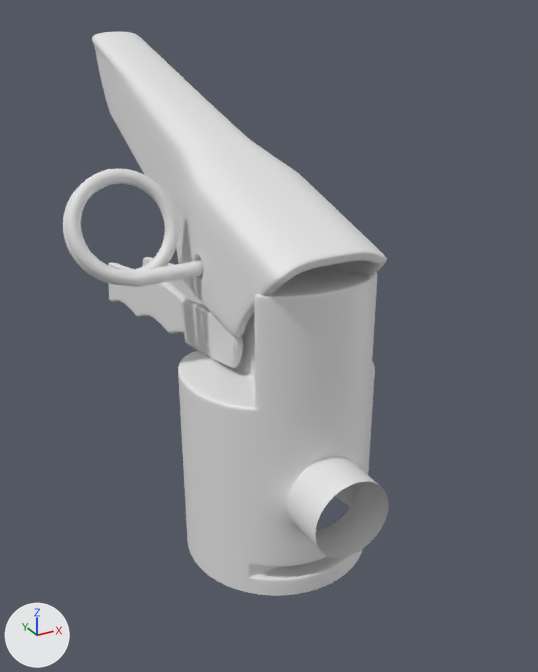
One commit to the Blender file extinguisher.blend: the scene before it, then after it.
The view is the same before and after, from a 50 mm camera at (-3.36, -5.96, 4.29) aimed at (0.22, 0.55, 1.03). Lighting does not change. The marker at lower left points along +X, +Y and +Z.
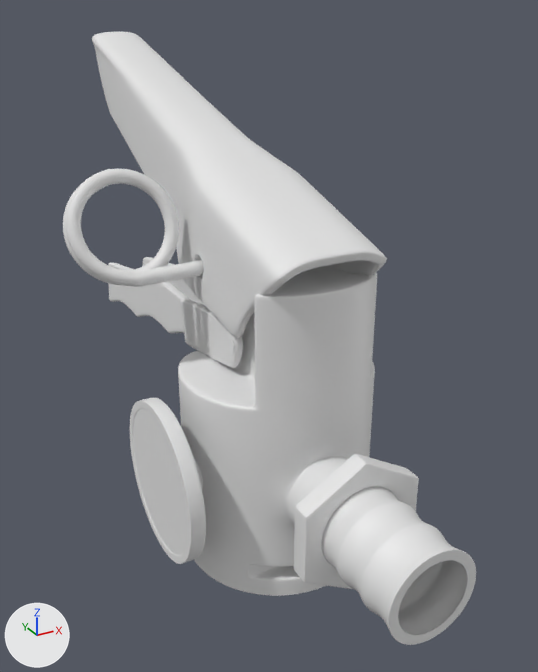
Commit message: Created Manometr

What changed in the scene script:
```text
Add me_cylinder_001:
    me_cylinder_001.from_pydata(...)  # 182 vertices, 168 faces; spans x -0.467..0.467, y -0.469..0.592, z -0.479..0.479
    me_cylinder_001.polygons.foreach_set('use_smooth', [True] * 168)
Add me_circle_004:
    me_circle_004.from_pydata(...)  # 102 vertices, 102 faces; spans x -0.702..0.702, y -0.612..0.612, z -0.098..0.101
    me_circle_004.polygons.foreach_set('use_smooth', [True] * 102)
Add me_circle_003:
    me_circle_003.from_pydata(...)  # 128 vertices, 98 faces; spans x -0.77..0.77, y -0.77..0.77, z 0.11..0.16
Add me_circle_002:
    me_circle_002.from_pydata(...)  # 704 vertices, 673 faces; spans x -0.83..0.83, y -0.83..0.83, z -0.36..0.16
    me_circle_002.polygons.foreach_set('use_smooth', [True] * 673)
Add ob_metal_rubber:
    ob_metal_rubber = bpy.data.objects.new('Metal_rubber', me_cylinder_001)
    ob_metal_rubber.location = (0.0, -2.11, 0.0)
    ob_metal_rubber.scale = (0.96, 0.96, 0.96)
    _m = ob_metal_rubber.modifiers.new('Subdivision', 'SUBSURF')
    _m.levels = 2
Add ob_screw:
    ob_screw = bpy.data.objects.new('Screw', me_circle_004)
    ob_screw.location = (0.01, -1.49, 0.0)
    ob_screw.rotation_euler = (1.571, -0.524, 0.0)  # degrees (90, -30, 0)
    _m = ob_screw.modifiers.new('Subdivision', 'SUBSURF')
    _m.levels = 2
Add ob_glass:
    ob_glass = bpy.data.objects.new('Glass', me_circle_003)
    ob_glass.location = (-1.17, 0.0, 0.0)
    ob_glass.rotation_euler = (0.0, -1.571, 0.0)  # degrees (0, -90, 0)
Add ob_manometr:
    ob_manometr = bpy.data.objects.new('Manometr', me_circle_002)
    ob_manometr.location = (-1.18, 0.0, 0.0)
    ob_manometr.rotation_euler = (0.0, -1.571, 0.0)  # degrees (0, -90, 0)
    _m = ob_manometr.modifiers.new('Subdivision', 'SUBSURF')
    _m.levels = 2
```

Changed parts and their boxes [x1, y1, x2, y2] in the pictures (538 x 672 px):
'Metal_rubber', added: after [322, 487, 476, 645]
'Screw', added: after [294, 454, 419, 589]
'Glass', added: after [133, 409, 188, 555]
'Manometr', added: after [130, 398, 206, 564]
